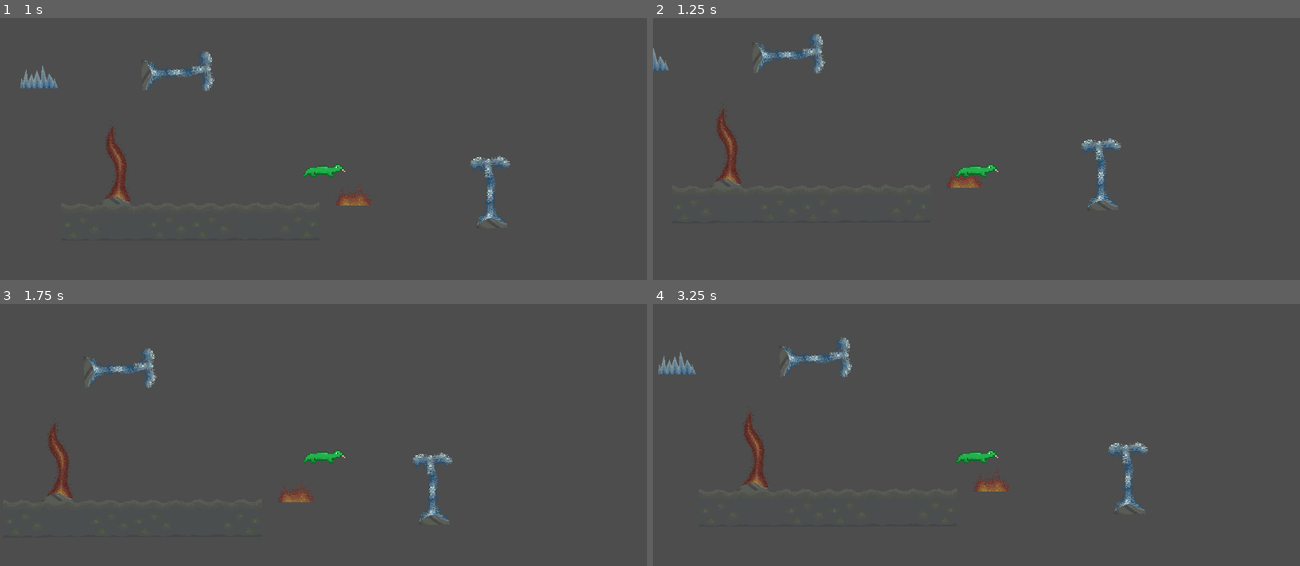
Above: before the commit, frames 1-4 (two rows, left to right).
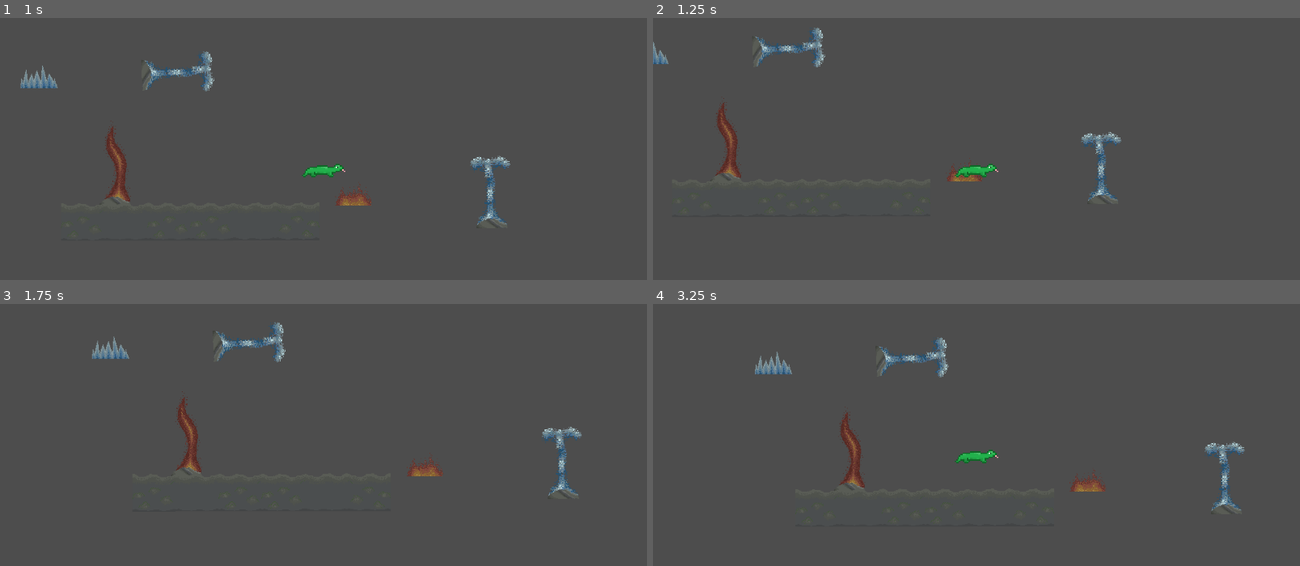
Above: after the commit, the same moments.

Repository: Logan-Voigt/The-Lost-Lizard
Game: Godot game, scene res://src/globals/main.tscn
Same seed, same stepped clock (60 frames per second), same inputs: the game is played once before the commit and once after it.
Inputs:
- Up to frame 1 (1 s): tap Enter at 0.5 s; hold D (move_right) from 0.53 s (still down); tap Space (move_jump) at 0.77 s
- Up to frame 2 (1.25 s): keep holding D (move_right)
- Up to frame 3 (1.75 s): keep holding D (move_right); tap Space (move_jump) at 1.52 s
- Up to frame 4 (3.25 s): release D (move_right) at 2.03 s; hold A (move_left) 2.03-2.78 s; hold D (move_right) from 2.78 s (still down); tap Space (move_jump) at 3.02 s

Frame 1 is identical in both runs. In frame 2, 2.0% of the frame differs, in the area x 0-73%, y 3-73%; in frame 3, 3.7%; in frame 4, 3.8%, in the area x 0-92%, y 12-80%.

Commit message:
simplified obstacle data

Diff:
--- a/resources/hitboxes/128x128_hitbox.tres
+++ /dev/null
@@ -1,4 +0,0 @@
-[gd_resource type="RectangleShape2D" format=3 uid="uid://bm73nevxjsv6e"]
-
-[resource]
-size = Vector2(128, 128)
--- a/resources/hitboxes/128x64_hitbox.tres
+++ /dev/null
@@ -1,4 +0,0 @@
-[gd_resource type="RectangleShape2D" format=3 uid="uid://dn7d5d3uqkobx"]
-
-[resource]
-size = Vector2(128, 64)
--- a/resources/hitboxes/64x256_hitbox.tres
+++ /dev/null
@@ -1,4 +0,0 @@
-[gd_resource type="RectangleShape2D" format=3 uid="uid://cmdln5ejmulsr"]
-
-[resource]
-size = Vector2(64, 256)
--- a/resources/obstacle_data.gd
+++ b/resources/obstacle_data.gd
@@ -9,4 +9,3 @@
 @export_enum("none", "STOP", "PUSH", "SLIDE") var matching_effect
 @export_enum("none", "stop", "push", "slide") var differing_effect
 @export_enum("none", "stop", "push", "slide") var always_effect
-@export var main_image : CompressedTexture2D
--- a/src/level/obstacles/adaptation_obstacle.gd
+++ b/src/level/obstacles/adaptation_obstacle.gd
@@ -1,8 +1,6 @@
 extends Node2D
 
 @export var obstacle_data : ObstacleData
-@export var obstacle_hitbox : RectangleShape2D
-@export var secondary_image : CompressedTexture2D
 @onready var effect_area_collision: CollisionShape2D = $EffectArea/CollisionShape2D
 @onready var effect_area: Area2D = $EffectArea
 @onready var effect_staticbody_collision: CollisionShape2D = $EffectStaticbody/CollisionShape2D
--- a/src/level/obstacles/adaptation_obstacle.tscn
+++ b/src/level/obstacles/adaptation_obstacle.tscn
@@ -1,7 +1,10 @@
-[gd_scene load_steps=4 format=3 uid="uid://d1ga81q12atc"]
+[gd_scene load_steps=5 format=3 uid="uid://d1ga81q12atc"]
 
 [ext_resource type="Script" uid="uid://dlcrd4eaa65s5" path="res://src/level/obstacles/adaptation_obstacle.gd" id="1_mvvav"]
-[ext_resource type="Shape2D" uid="uid://bm73nevxjsv6e" path="res://resources/hitboxes/128x128_hitbox.tres" id="2_pw5ec"]
+
+[sub_resource type="RectangleShape2D" id="RectangleShape2D_v3qxo"]
+
+[sub_resource type="RectangleShape2D" id="RectangleShape2D_e12qc"]
 
 [sub_resource type="SpriteFrames" id="SpriteFrames_uatf8"]
 
@@ -11,14 +14,14 @@
 [node name="EffectArea" type="Area2D" parent="."]
 
 [node name="CollisionShape2D" type="CollisionShape2D" parent="EffectArea"]
-shape = ExtResource("2_pw5ec")
+shape = SubResource("RectangleShape2D_v3qxo")
 
 [node name="EffectStaticbody" type="StaticBody2D" parent="."]
 collision_layer = 0
 collision_mask = 0
 
 [node name="CollisionShape2D" type="CollisionShape2D" parent="EffectStaticbody"]
-shape = ExtResource("2_pw5ec")
+shape = SubResource("RectangleShape2D_e12qc")
 
 [node name="Main_Texture" type="AnimatedSprite2D" parent="."]
 position = Vector2(0, -128)
--- a/src/level/obstacles/fire_floor.tscn
+++ b/src/level/obstacles/fire_floor.tscn
@@ -28,6 +28,8 @@
 shape = SubResource("RectangleShape2D_ratnr")
 
 [node name="EffectStaticbody" type="StaticBody2D" parent="."]
+collision_layer = 0
+collision_mask = 0
 
 [node name="CollisionShape2D" type="CollisionShape2D" parent="EffectStaticbody"]
 shape = SubResource("RectangleShape2D_ratnr")
